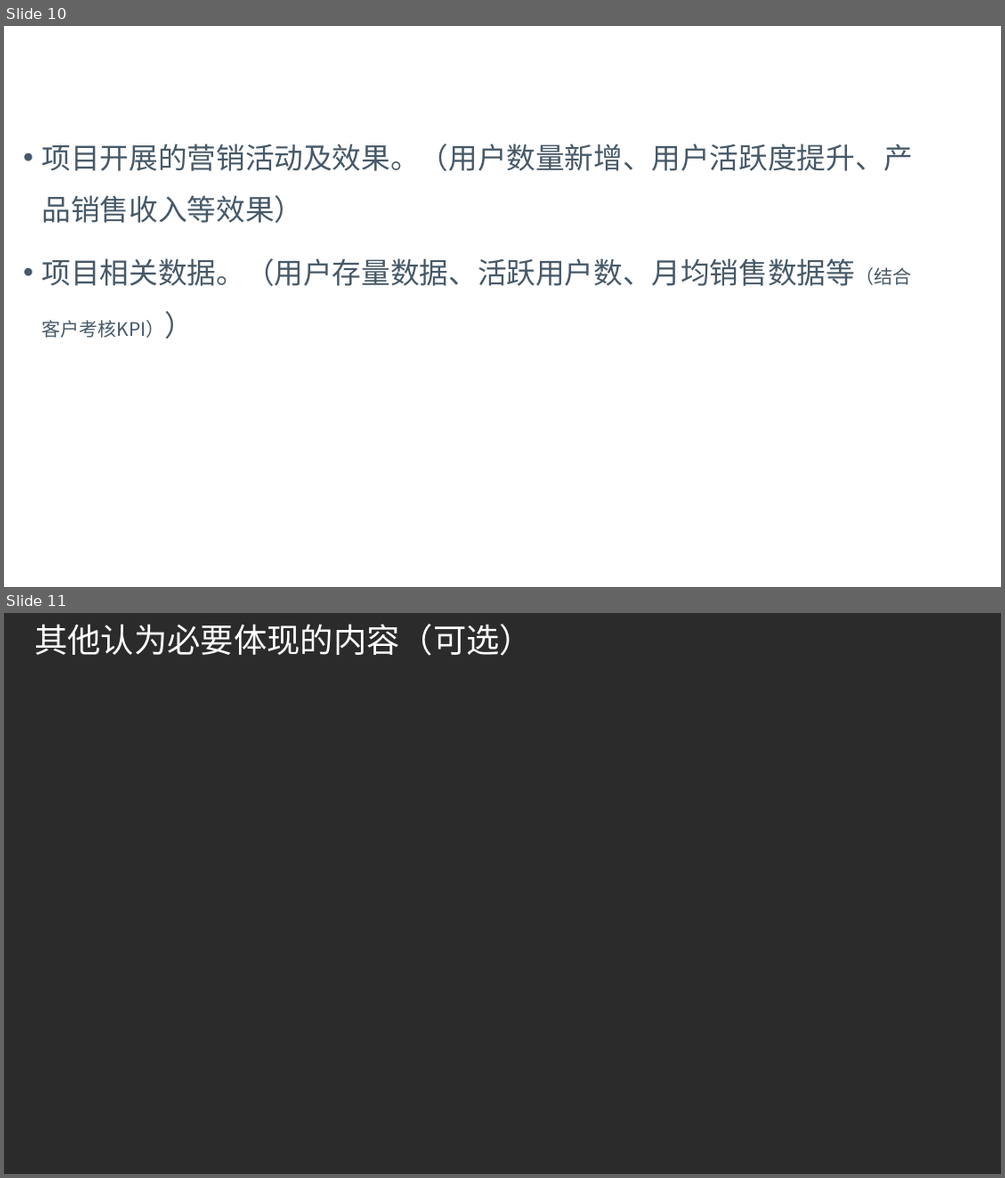
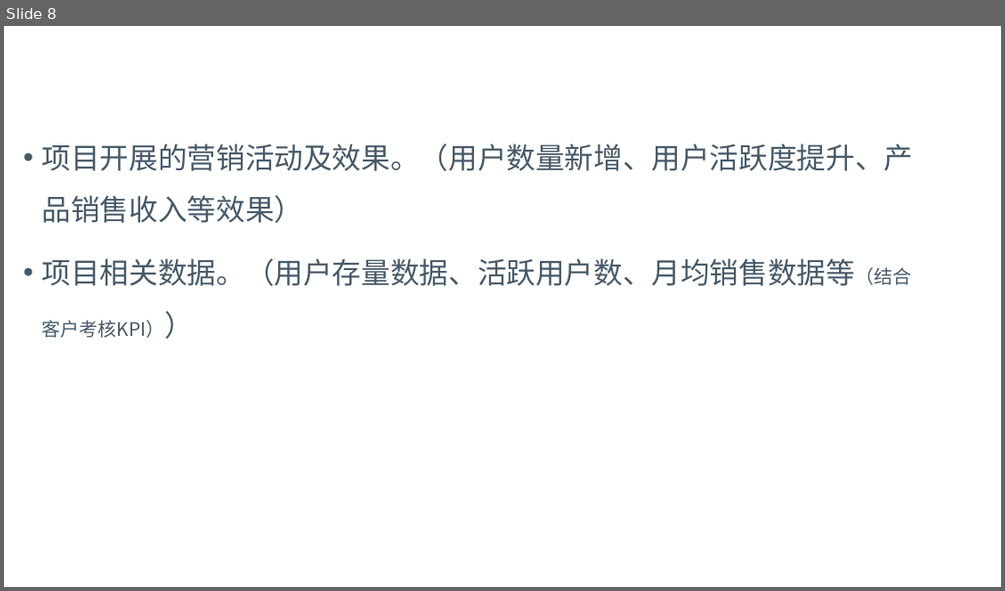
Before and after one commit to z467247132/level_up, a slide deck: 03案例分享/项目案例.pptx. Shown one above the other, each under a label of ours: slides 10 and 11 before the commit, slide 8 after it. The pictures are 1005x1178 and 1005x591 pixels, drawn with LibreOffice and Linux fonts; fonts in the diff are those of the drawing; background and template pictures are left out; a plain dark background stands for a picture behind light text. Boxes give left, top, right and bottom in pixels: in the first picture for what was removed or moved away, otherwise in the second. Text is boxed around its words. In the diff, an @@ line names an element or a change of style, - is before the commit and + after.

```diff
--- a/03案例分享/项目案例.pptx
+++ b/03案例分享/项目案例.pptx
@@ slide 11 removed at <box>4,613,1001,1174</box>, background picture (left out) @@
@@ title removed at <box>34,624,533,656</box> @@
-其他认为必要体现的内容（可选）
@@ what was slide 10 is now slide 8 @@
```
Also in this commit, not shown: 3 slides changed, 4 other slides removed.
